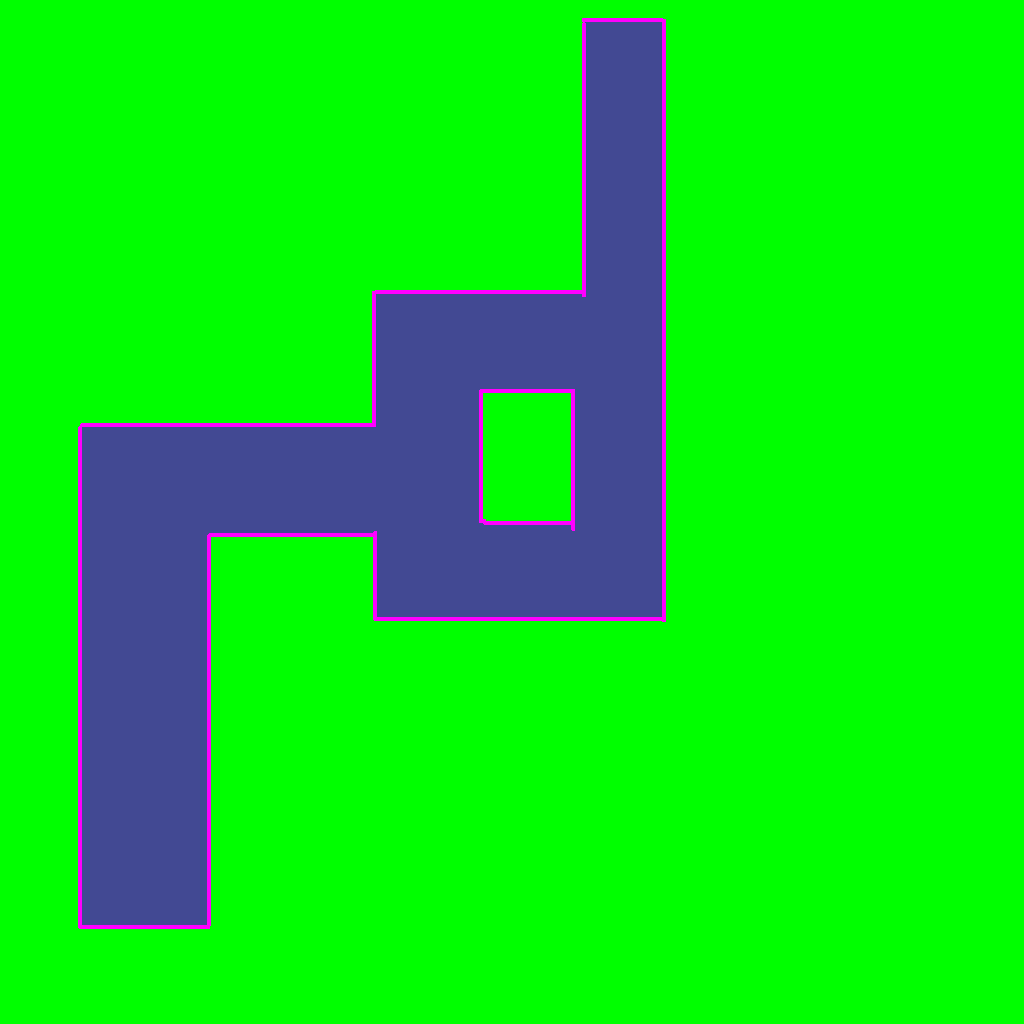
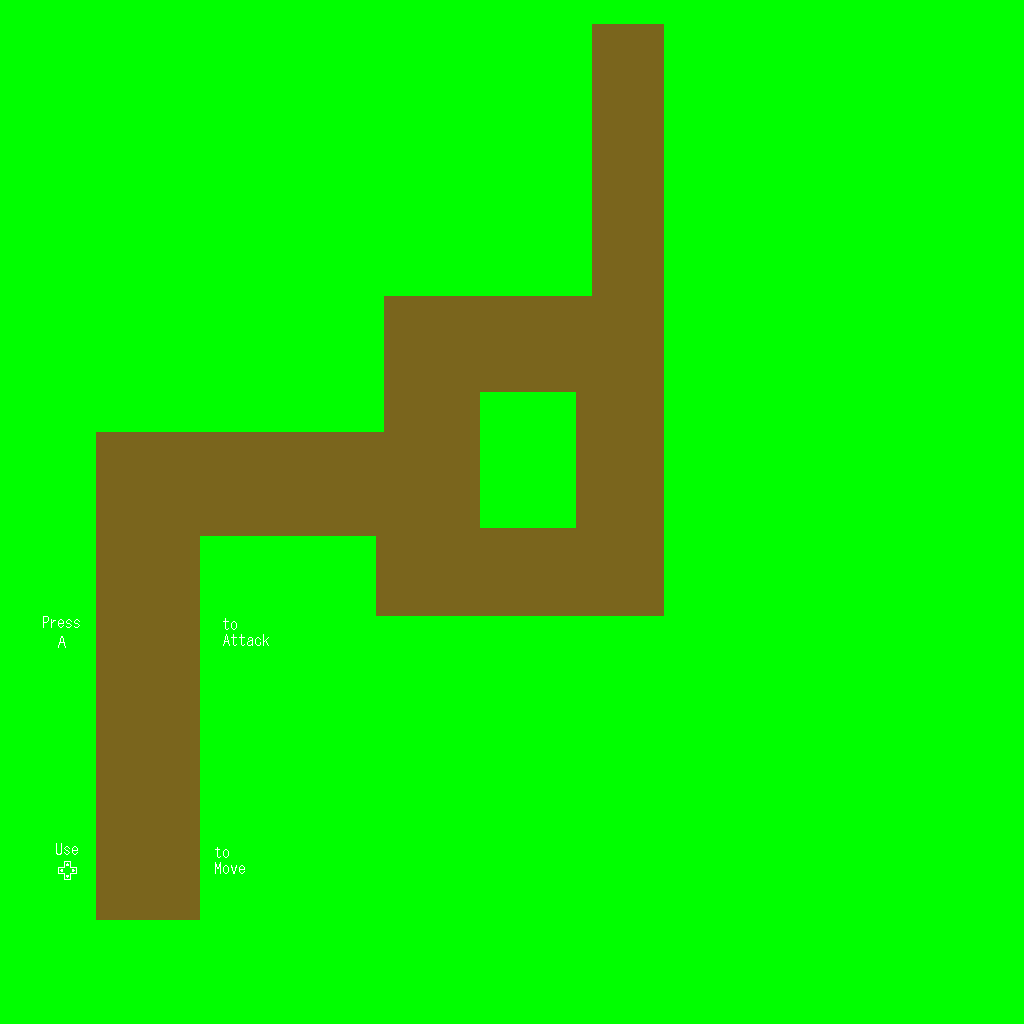
Layer changes from the first 1024 x 1024 image to the second:
removed layer "Paint Layer 4" over [64, 18, 666, 929]
removed layer "Paint Layer 3" over [64, 18, 666, 929]
added group "Group 6" with 4 layers above "MoveTutorial" over [43, 576, 269, 704]
added layer "Paint Layer 8" in group "Group 6" over [206, 576, 269, 704]
added layer "Paint Layer 7" in group "Group 6" over [43, 576, 185, 704]
added group "MoveTutorial" with 5 layers above "Copy of Background" over [56, 832, 245, 929]
added layer "Paint Layer 5" in group "MoveTutorial" over [197, 832, 245, 896]
added layer "Directional" in group "MoveTutorial" over [56, 834, 134, 898]
added layer "uSE" in group "MoveTutorial" over [56, 834, 195, 929]
renamed "BG" to "Copy of Background", hid it, moved it above "Background", painted on it over [43, 18, 666, 929]
renamed "Paint Layer 1" to "Background", showed it, painted on it over [43, 18, 666, 929]
